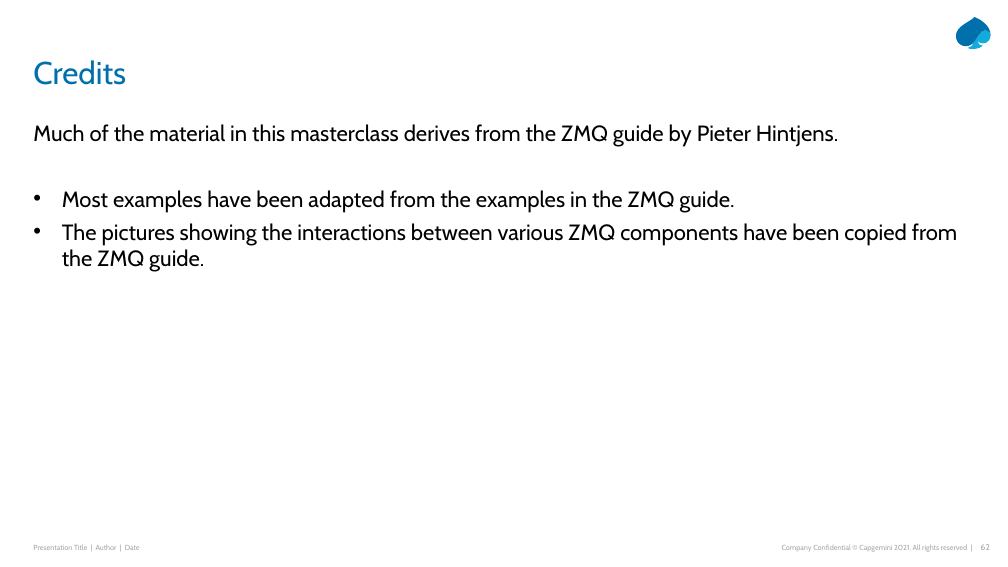
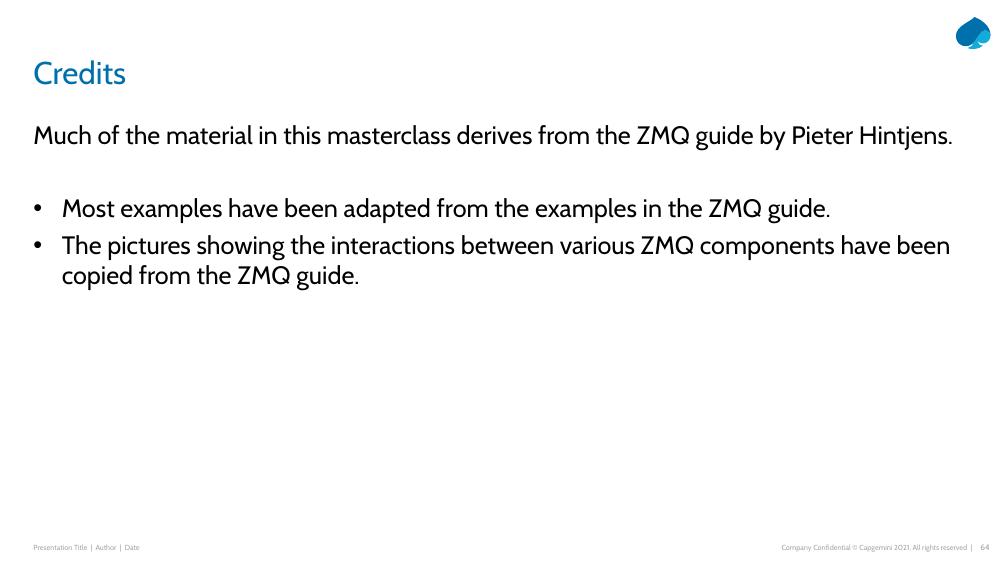
Before and after one commit to Python-Masterclass/Networking, a slide deck: slide 64 of Masterclass-7-Networking.pptx (slide 62 before the commit). Drawn at 1008x567 pixels with LibreOffice and Linux fonts; fonts in the diff are those of the drawing. Boxes give left, top, right and bottom in pixels: in the first picture for what was removed or moved away, otherwise in the second. Text is boxed around its words. In the diff, an @@ line names an element or a change of style, - is before the commit and + after.

```diff
--- a/Masterclass-7-Networking.pptx
+++ b/Masterclass-7-Networking.pptx
@@ text "Much of the material in ..." at <box>33,125,953,290</box>: size 21 to 24 pt @@
```
Also in this commit, not shown: 11 other slides changed, 2 slides added.
